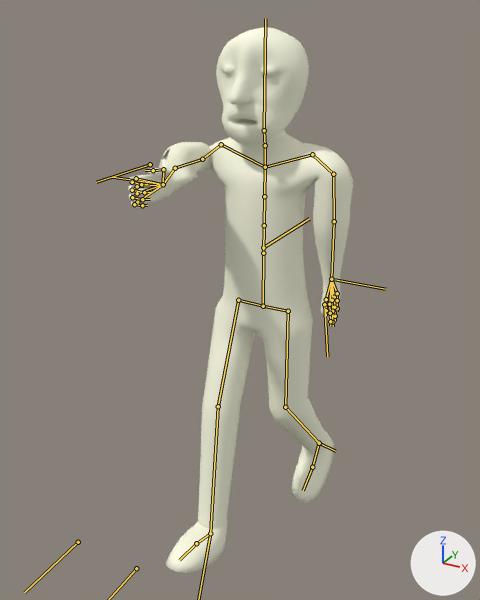
The Blender file trunk/bin/resources/models/Percy-44.blend as it was, and as the next commit left it.
Before and after are seen from a camera (50 mm lens) standing at (9.79, -19.52, 9.6) and looking at (-0.79, -0.29, -0.02). Every picture has the same lights, and +X, +Y and +Z are marked at lower right. Both versions are drawn at the pose saved in each file; the numbers are the values there. The bones that bend it are drawn over the model as lines.

Names of what the first picture shows: 'Percy'.
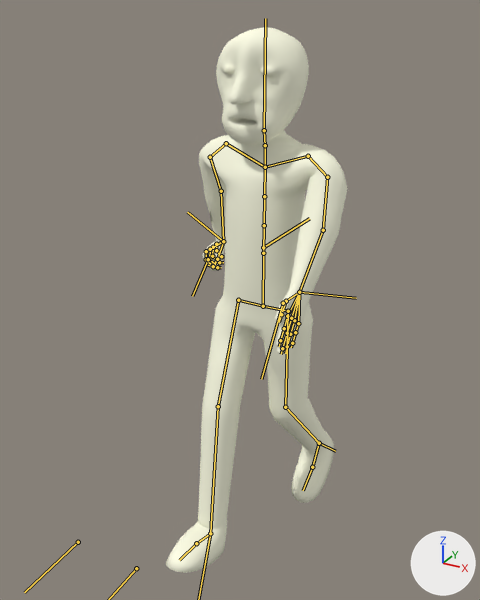
What differs and where, as boxes [x1, y1, x2, y2] in the pictures (480 x 600 px):
'Percy', posed (19% narrower)
    before: [128, 27, 353, 573]
    after: [166, 27, 348, 573]
bone 'clavicle.l', root to tip
    before: (265, 167) to (312, 154)
    after: (265, 167) to (308, 156)
bone 'upper_arm.l', root to tip
    before: (333, 174) to (334, 221)
    after: (327, 177) to (323, 230)
bone 'lower_arm.l', root to tip
    before: (334, 221) to (331, 279)
    after: (323, 230) to (299, 292)
bone 'clavicle.r', root to tip
    before: (265, 167) to (221, 144)
    after: (265, 167) to (226, 143)
bone 'upper_arm.r', root to tip
    before: (202, 159) to (175, 168)
    after: (210, 157) to (221, 191)
bone 'lower_arm.r', root to tip
    before: (175, 168) to (163, 184)
    after: (221, 191) to (223, 241)

The change, as a list of edits to the scene's bpy script:
```text
Change bone_clavicle_l:
    where bone_clavicle_l = bpy.data.objects['Armature'].pose.bones['clavicle.l']  # child of 'spine4'
    bone_clavicle_l.rotation_quaternion: (1.0, 0.0, 0.0, 0.0) -> (0.996, 0.027, -0.029, -0.078)  # degrees (0, 0, 0) -> degrees (3, -3, -9)
Change bone_upper_arm_l:
    where bone_upper_arm_l = bpy.data.objects['Armature'].pose.bones['upper_arm.l']  # child of 'shoulder.l'
    bone_upper_arm_l.rotation_quaternion: (0.71, -0.693, 0.124, 0.009) -> (0.74, -0.649, -0.051, -0.17)  # degrees (-89, 11, -9) -> degrees (-81, -17, -11)
Change bone_lower_arm_l:
    where bone_lower_arm_l = bpy.data.objects['Armature'].pose.bones['lower_arm.l']  # child of 'upper_arm.l'
    bone_lower_arm_l.rotation_quaternion: (0.994, 0.005, -0.003, 0.113) -> (0.996, -0.003, -0.002, -0.089)  # degrees (0, 0, 13) -> degrees (0, 0, -10)
Change bone_clavicle_r:
    where bone_clavicle_r = bpy.data.objects['Armature'].pose.bones['clavicle.r']  # child of 'spine4'
    bone_clavicle_r.rotation_quaternion: (1.0, 0.0, 0.0, 0.0) -> (0.996, -0.027, -0.029, -0.078)  # degrees (0, 0, 0) -> degrees (-3, -4, -9)
Change bone_upper_arm_r:
    where bone_upper_arm_r = bpy.data.objects['Armature'].pose.bones['upper_arm.r']  # child of 'shoulder.r'
    bone_upper_arm_r.rotation_quaternion: (0.464, -0.543, 0.457, 0.531) -> (0.745, -0.613, -0.23, -0.129)  # degrees (-108, 89, -9) -> degrees (-80, -30, 6)
Change bone_lower_arm_r:
    where bone_lower_arm_r = bpy.data.objects['Armature'].pose.bones['lower_arm.r']  # child of 'upper_arm.r'
    bone_lower_arm_r.rotation_quaternion: (0.968, -0.202, 0.049, -0.143) -> (0.999, -0.001, 0.001, 0.035)  # degrees (-24, 2, -17) -> degrees (0, 0, 4)
```
